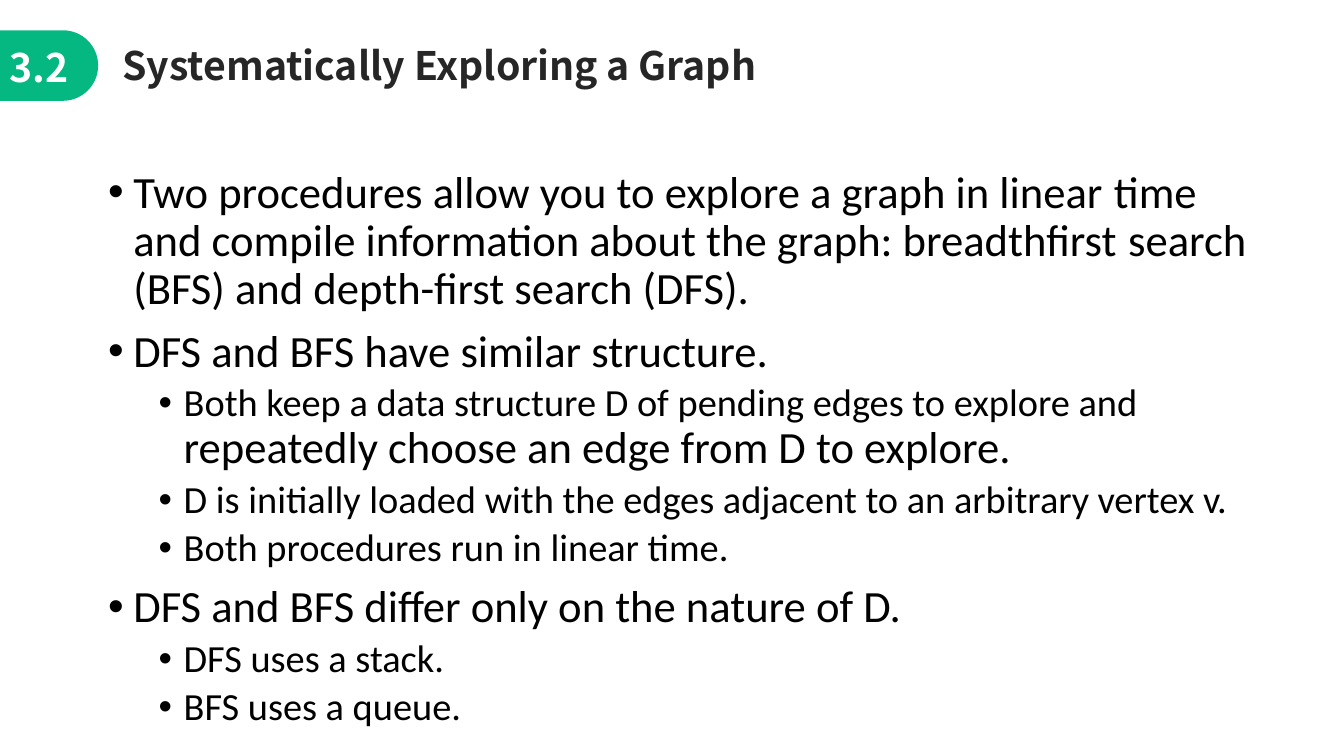
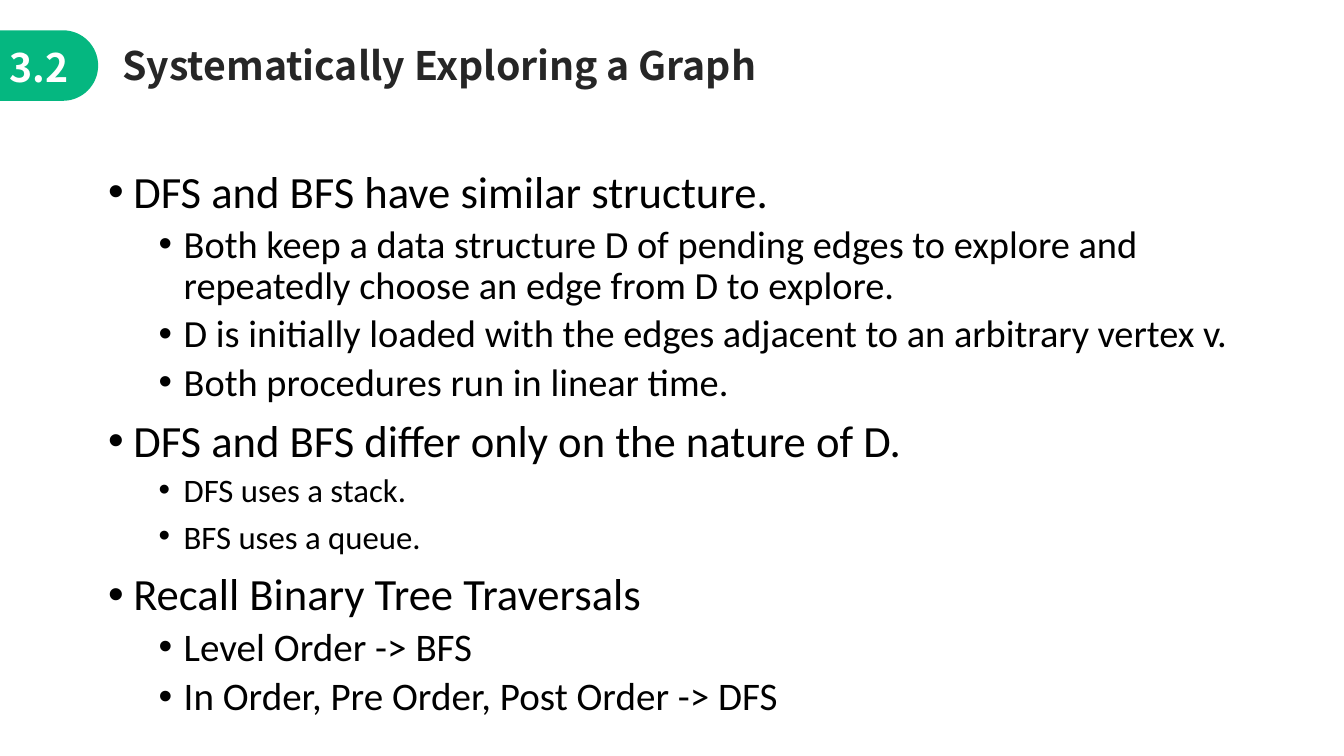
Before and after one commit to jimmyyih518/DSA2022Fall, a slide deck: slide 19 of week7/week7_slides.pptx (slide 18 before the commit). Drawn at 1344x756 pixels with LibreOffice and Linux fonts; fonts in the diff are those of the drawing. Boxes give left, top, right and bottom in pixels: in the first picture for what was removed or moved away, otherwise in the second. Text is boxed around its words. In the diff, an @@ line names an element or a change of style, - is before the commit and + after.

```diff
--- a/week7/week7_slides.pptx
+++ b/week7/week7_slides.pptx
@@ text at <box>133,177,1246,312</box>: paragraph removed @@
-• Two procedures allow you to explore a graph in linear time and compile information about the graph: breadthfirst search (BFS) and depth-first search (DFS).
@@ text at <box>184,231,1138,555</box>: size 31.9 to 27.4 pt in "repeatedly choose an edge from D to ..."; size 27.4 to 23.4 pt in "DFS uses a stack.", "BFS uses a queue." @@
@@ text at <box>133,579,641,662</box>: paragraphs added @@
+• Recall Binary Tree Traversals
+  • Level Order -> BFS
+  • In Order, Pre Order, Post Order -> DFS
```
Also in this commit, not shown: 10 other slides changed, 1 slide added.
